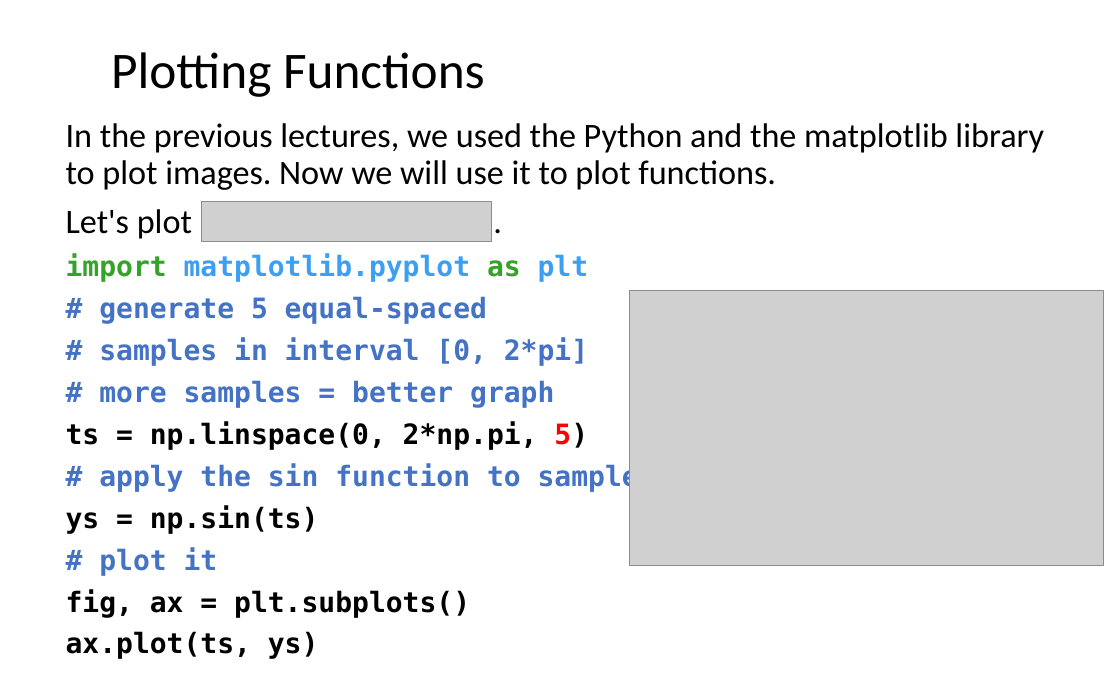
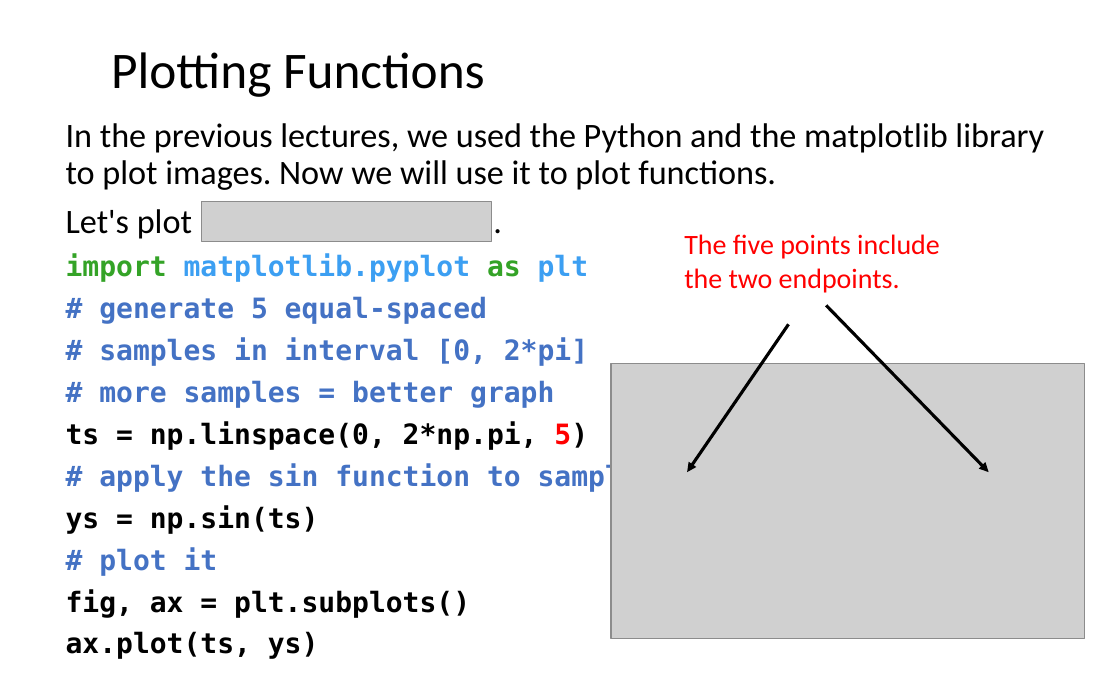
Before and after one commit to LongBaoNguyen/longbaonguyen.github.io, a slide deck: slide 14 of courses/apcsp/lect16.pptx (slide 11 before the commit). Drawn at 1120x700 pixels with LibreOffice and Linux fonts; fonts in the diff are those of the drawing; grey boxes stand for pictures; background and template pictures are left out. Boxes give left, top, right and bottom in pixels: in the first picture for what was removed or moved away, otherwise in the second. Text is boxed around its words. In the diff, an @@ line names an element or a change of style, - is before the commit and + after.

```diff
--- a/courses/apcsp/lect16.pptx
+++ b/courses/apcsp/lect16.pptx
@@ text added at [684,234,940,293], 18 pt, text #FF0000 @@
+The five points include the two endpoints.
@@ arrow added from (788, 325) to (688, 473), #000000 2 pt @@
@@ arrow added from (827, 306) to (989, 473), #000000 2 pt @@
@@ picture: place and size @@
-picture at [629,291,1103,566]
+picture at [612,364,1085,638]
```
Also in this commit, not shown: 3 other slides changed, 3 slides added, 4 slides removed, 10 other files.
